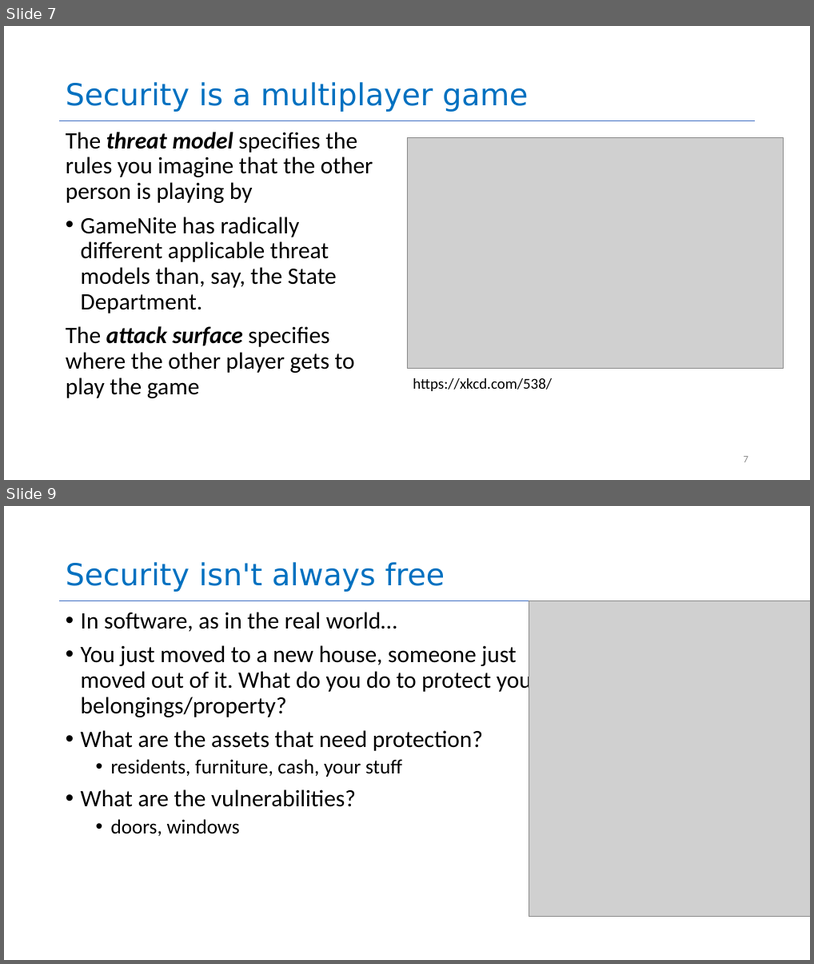
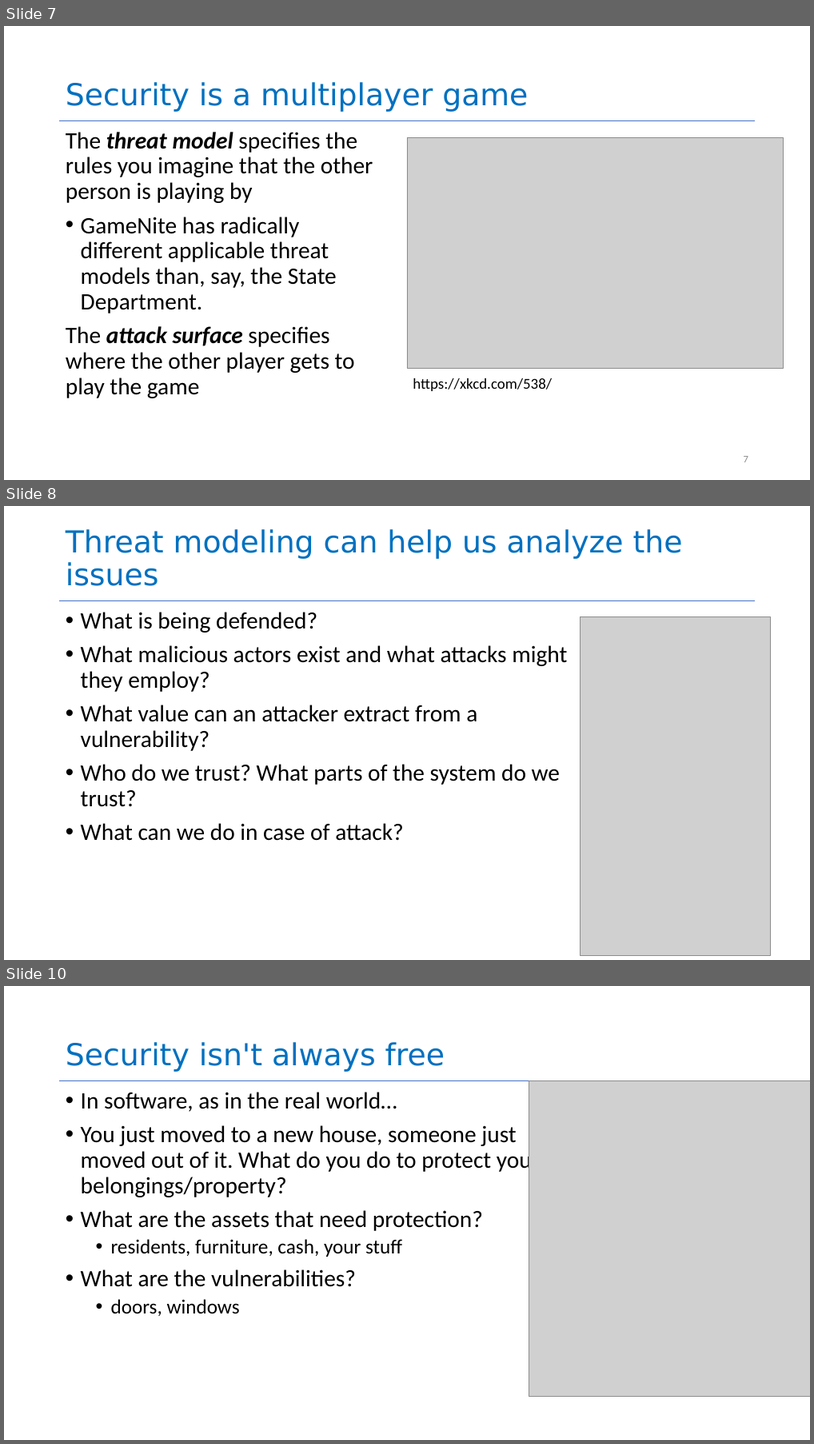
Before and after one commit to neu-se/CS4530-Summer-2026, a slide deck: Slides/Module 14 Security.pptx. Shown one above the other, each under a label of ours: slides 7 and 9 before the commit, slides 7, 8 and 10 after it; the slides between them are not shown. The pictures are 814x964 and 814x1444 pixels, drawn with LibreOffice and Linux fonts; fonts in the diff are those of the drawing; grey boxes stand for pictures. Boxes give left, top, right and bottom in pixels: in the first picture for what was removed or moved away, otherwise in the second. Text is boxed around its words. In the diff, an @@ line names an element or a change of style, - is before the commit and + after.

Commit message:
added threat slide

```diff
--- a/Slides/Module 14 Security.pptx
+++ b/Slides/Module 14 Security.pptx
@@ slide 8 added at bbox=[4, 506, 810, 960], background #FFFFFF; not listed: 1 template element that a slide beside it also shows @@
@@ title added at bbox=[66, 529, 683, 586], 36 pt, text #0070C0 @@
+Threat modeling can help us analyze the issues
@@ text added at bbox=[81, 612, 567, 840], 28 pt, text #000000 @@
+• What is being defended?
+• What malicious actors exist and what attacks might they employ?
+• What value can an attacker extract from a vulnerability?
+• Who do we trust? What parts of the system do we trust?
+• What can we do in case of attack?
@@ picture added at bbox=[581, 617, 770, 956] @@
@@ what was slide 9 is now slide 10 @@
```
Also in this commit, not shown: 1 slide changed, 1 other file.
